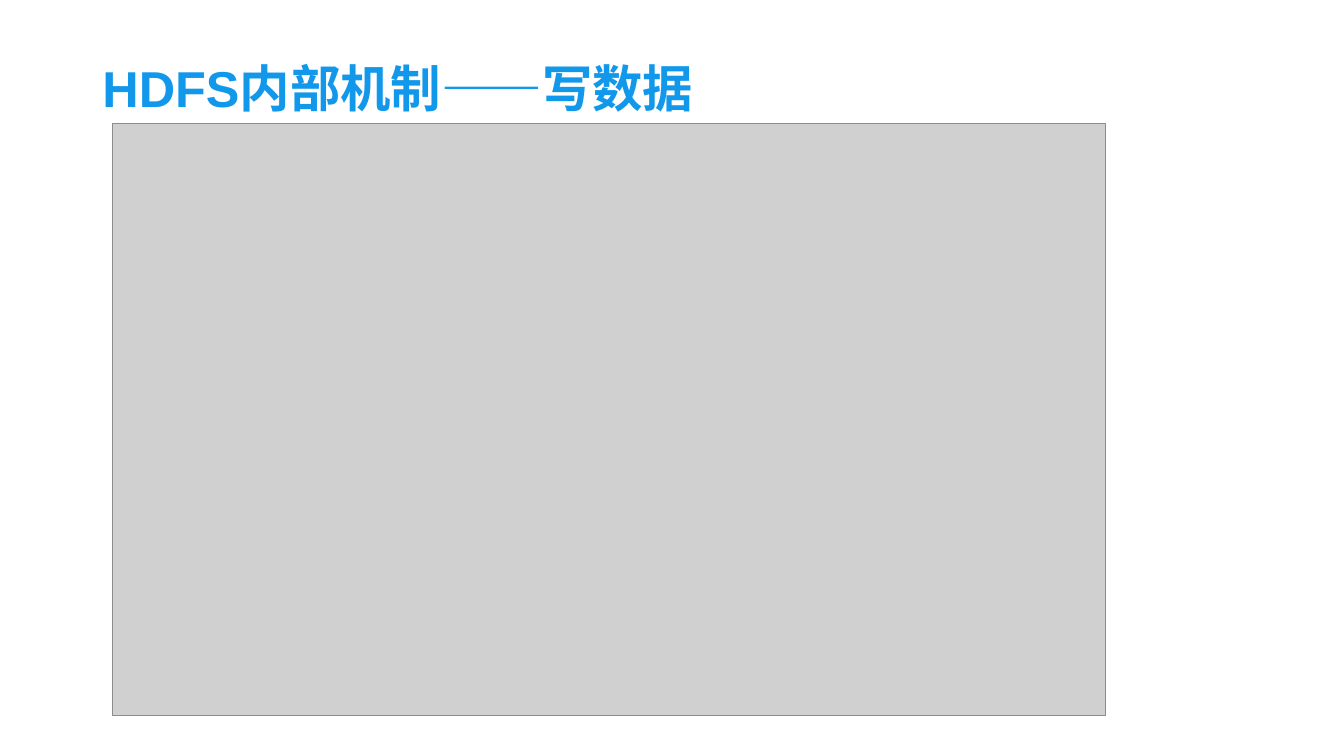
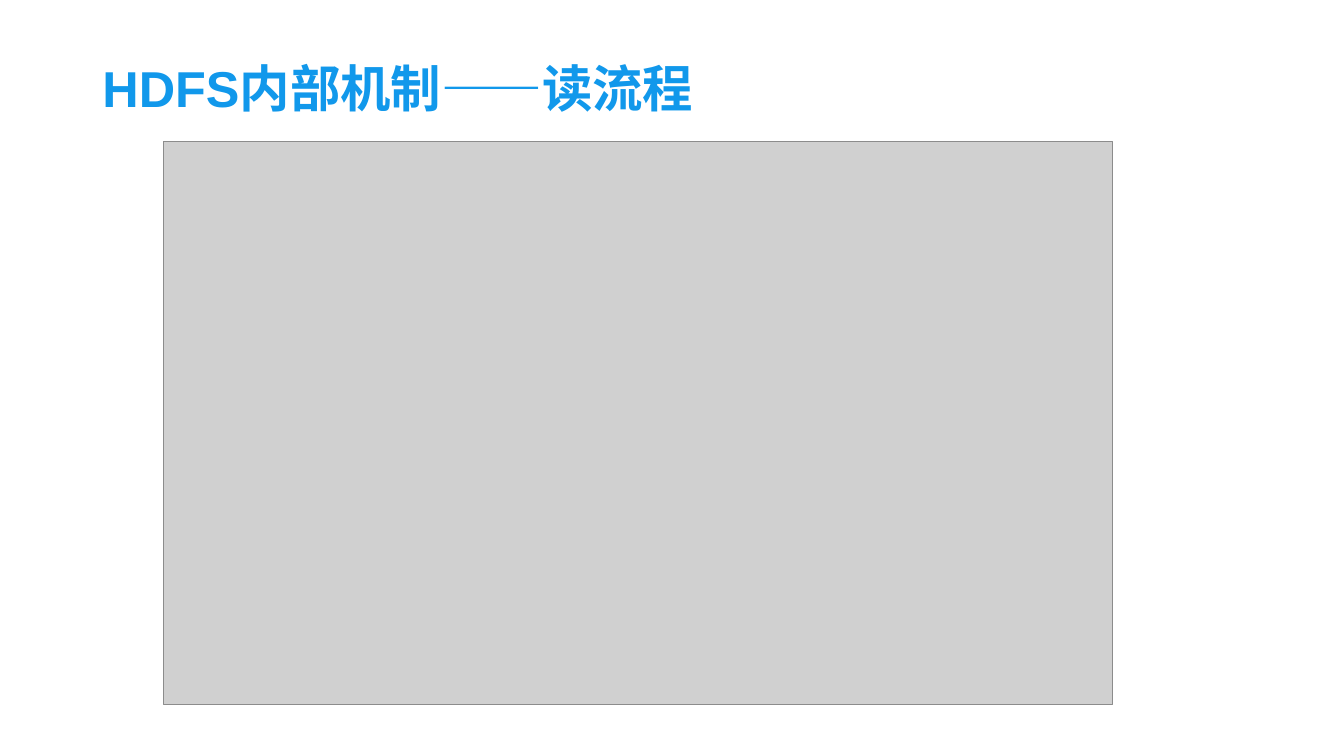
Before and after one commit to xrw560/knowledge-store, a slide deck: slide 7 of cusppt/hadoop.pptx. Drawn at 1344x756 pixels with LibreOffice and Linux fonts; fonts in the diff are those of the drawing; grey boxes stand for pictures; background and template pictures are left out. Boxes give left, top, right and bottom in pixels: in the first picture for what was removed or moved away, otherwise in the second. Text is boxed around its words. In the diff, an @@ line names an element or a change of style, - is before the commit and + after.

```diff
--- a/cusppt/hadoop.pptx
+++ b/cusppt/hadoop.pptx
@@ title at bbox=[102, 66, 693, 112]: text changed @@
-HDFS内部机制——写数据
+HDFS内部机制——读流程
@@ picture: place and size @@
-picture at bbox=[112, 124, 1105, 716]
+picture at bbox=[163, 141, 1113, 705]
```
Also in this commit, not shown: 2 other slides changed, 2 other files.
